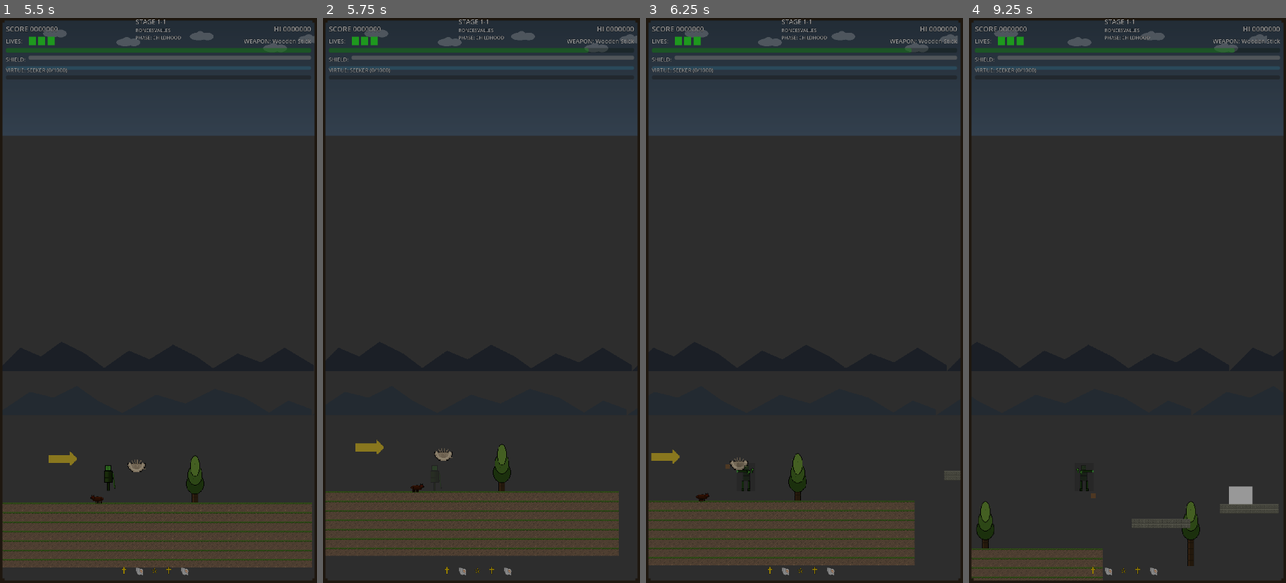
Above: before the commit, frames 1-4 (left to right).
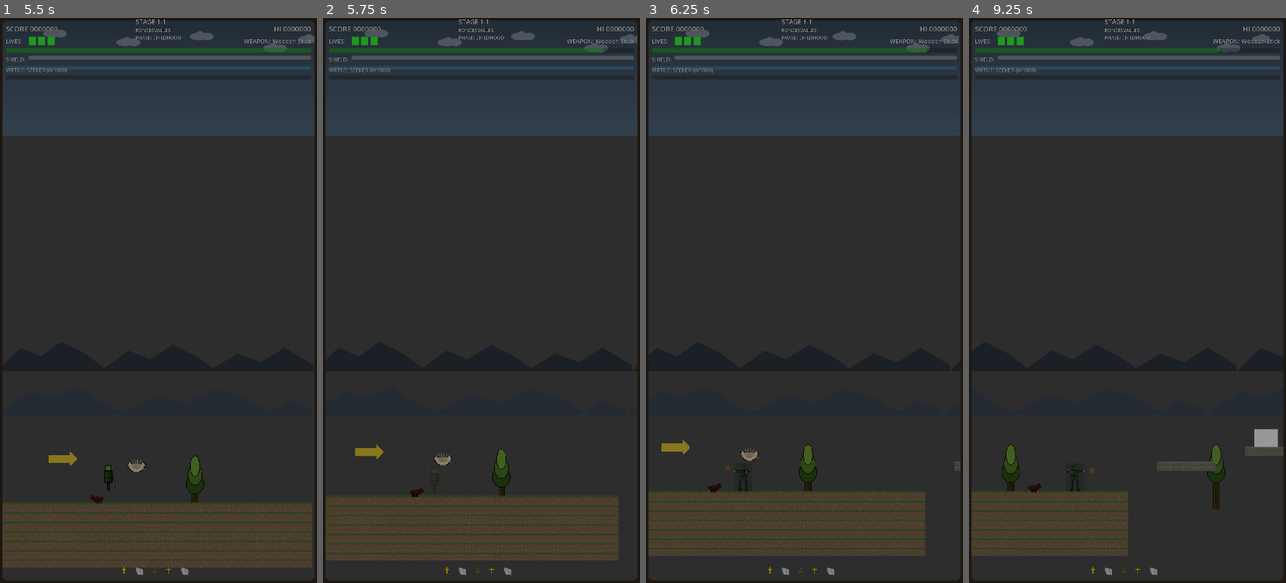
Above: after the commit, the same moments.

Repository: juanrafernandez/pilgrim
Game: Godot game, scene res://scenes/levels/level_01.tscn
Same seed, same stepped clock (60 frames per second), same inputs: the game is played once before the commit and once after it. This scene is started directly instead of the project's main scene.
Inputs:
- Up to frame 1 (5.5 s): tap Enter (ui_accept) at 0.5 s; hold Q (block) 0.53-1.28 s; hold Right (move_right) 0.53-2.03 s; tap S (attack) at 0.6, 3.05, 3.6 s; tap A (jump) at 0.77, 1.07, 1.52, 1.82, 2.3, 2.85, 3.02, 3.32, 3.77, 4.07, 4.52, 4.82, 5.3 s; tap Q (block) at 1.35, 4.35 s; tap Down (crouch) at 1.55, 4.55 s; hold Left (move_left) 2.03-2.78 s; hold Down (crouch) 2.03-2.78 s; hold Right (move_right) 2.78-4.28 s; hold Q (block) 3.53-4.28 s; hold Left (move_left) 4.28-5.03 s; hold Right (move_right) from 5.03 s (still down); hold Down (crouch) from 5.03 s (still down)
- Up to frame 2 (5.75 s): keep holding Right (move_right); keep holding Down (crouch)
- Up to frame 3 (6.25 s): release Right (move_right) at 5.78 s; release Down (crouch) at 5.78 s; hold Left (move_left) from 5.78 s (still down); tap W (special) at 5.85 s; tap A (jump) at 6.02 s; tap S (attack) at 6.05 s
- Up to frame 4 (9.25 s): tap A (jump) at 6.32, 6.77, 7.07, 7.52, 7.82, 8.3, 8.85, 9.02 s; hold Q (block) 6.53-7.28 s; tap S (attack) at 6.6, 9.05 s; release Left (move_left) at 7.28 s; hold Right (move_right) from 7.28 s (still down); tap Q (block) at 7.35 s; tap Down (crouch) at 7.55 s; hold Down (crouch) 8.03-8.78 s

Frame 1 is identical in both runs. In frame 2, 4.5% of the frame differs, in the area x 0-94%, y 5-96%; in frame 3, 4.2%; in frame 4, 8.3%, in the area x 0-100%, y 1-100%.

Commit message:
refactor(wolf): remove ATTACK state, use only contact damage
SIMPLIFICATION: Removed ATTACK state entirely to fix backward stepping issue.

BEFORE:
- Wolf: PATROL → CHASE → ATTACK (embestida at <70px)
- ATTACK caused backward recoil at -250 velocity
- Residual velocity caused continuous backward steps
- Complex state transitions were failing

AFTER:
- Wolf: PATROL → CHASE → Contact damage only
- No ATTACK state = no backward recoil from embestida
- Simple continuous chase
- Damage dealt via ContactArea collision (8 damage)

REMOVED:
- ATTACK state transition check in _ai_chase()
- _perform_attack() override (no longer needed)
- velocity reset on ATTACK exit (no longer needed)

RESULT:
- Much simpler wolf behavior
- No backward stepping issue
- Wolf chases continuously and damages on contact
- Clean state machine: IDLE/PATROL/CHASE only

Diff:
--- a/scripts/enemies/enemy_wolf.gd
+++ b/scripts/enemies/enemy_wolf.gd
@@ -57,12 +57,6 @@
 func change_state(new_state: State) -> void:
 	"""Override to initialize chase timer when entering CHASE (WOLF-SPECIFIC)"""
 	var old_state = current_state
-
-	# CRITICAL: Reset velocity when exiting ATTACK state to prevent backward drift
-	if old_state == State.ATTACK:
-		velocity.x = 0
-		print("%s: Exiting ATTACK, velocity reset to 0" % name)
-
 	super.change_state(new_state)
 
 	# Initialize chase timer when entering CHASE from non-CHASE state
@@ -176,10 +170,8 @@
 		change_state(State.PATROL)
 		return
 
-	# Check if in attack range
-	if _is_target_in_range(attack_range) and can_attack:
-		change_state(State.ATTACK)
-		return
+	# REMOVED: No longer enters ATTACK state - wolf only uses contact damage
+	# Wolf chases continuously and damages on contact via ContactArea
 
 	# INERTIA SYSTEM: When player jumps over wolf
 	var direction_to_target = sign(target.global_position.x - global_position.x)
@@ -245,18 +237,6 @@
 	_update_sprite_direction()
 
 
-func _perform_attack() -> void:
-	"""Wolf lunges at target (UPDATED for decoupled base class)"""
-	# Lunge forward only if target exists
-	if target:
-		var direction = sign(target.global_position.x - global_position.x)
-		velocity.x = direction * 400.0  # Lunge speed
-
-	super._perform_attack()
-
-	# NOTE: ATTACK does NOT reset chase timer (only contact does)
-
-
 func _on_body_entered_contact(body: Node2D) -> void:
 	"""WOLF-SPECIFIC contact behavior - stays in CHASE after contact (different from base Enemy)"""
 	print(">>> [%s] body_entered_contact called | is_recoiling=%s | immunity=%.2f" % [name, is_recoiling, contact_immunity_timer])
